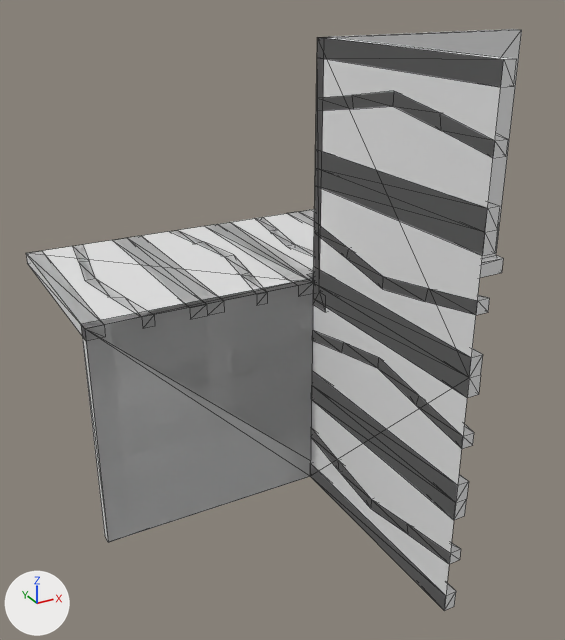
An edit to the OBJ model Data/bmc/tiles/t_092.obj, drawn before and after from the same camera.
Both versions are drawn from a camera (50 mm lens) standing at (-0.821, -1.355, 0.606) and looking at (-0.074, 0.004, -0.074). Arrows for +X, +Y and +Z are at lower left; the lights stay in place. Mesh edges are drawn as thin lines. Where no turn or scale is listed for an object, it has been applied to the vertices.

Script lines for the objects in view, before the commit:
```python
me_t_092 = bpy.data.meshes.new('t_092')
me_t_092.from_pydata(...)  # 285 vertices, 532 faces; spans x -0.5..0.5, y -0.5..0.5, z -0.5..0.5
ob_t_092 = bpy.data.objects.new('t_092', me_t_092)
ob_t_092.location = (0.0, 0.0, 0.0)
```
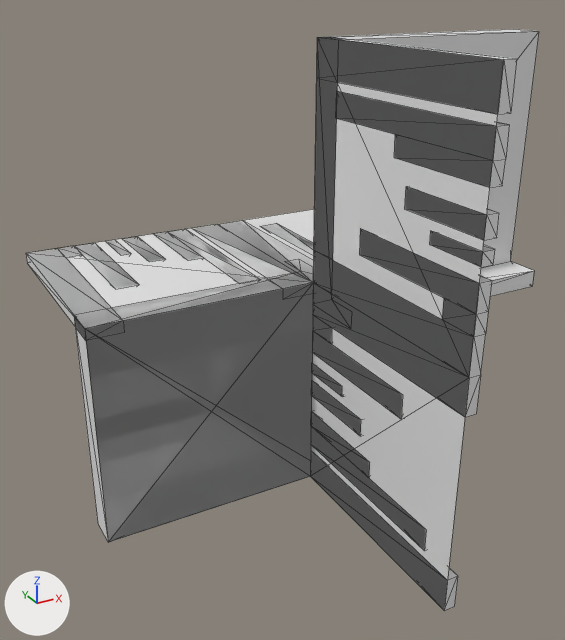
Boxes [x1, y1, x2, y2] around the edits, measured in the pictures (565 x 640 px; the box of a moved part takes in the faces that stretch with it):
't_092', reshaped: before [26, 29, 522, 611]; after [26, 29, 539, 611]
part 1 of me_t_092, added: after [405, 186, 499, 240]
part 2 of me_t_092, added: after [312, 363, 342, 395]
part 3 of me_t_092, added: after [430, 231, 495, 267]
part 4 of me_t_092, added: after [311, 381, 361, 436]
part 5 of me_t_092, added: after [105, 240, 131, 256]
part 6 of me_t_092, added: after [123, 236, 165, 262]
part 7 of me_t_092, rebuilt: before [311, 431, 461, 564]; after [311, 411, 426, 549]
part 8 of me_t_092, rebuilt: before [256, 219, 314, 257]; after [262, 223, 314, 256]
part 9 of me_t_092, rebuilt (10% narrower, 44% taller): before [316, 91, 508, 158]; after [336, 91, 509, 188]
part 10 of me_t_092, rebuilt: before [170, 230, 266, 304]; after [153, 229, 259, 283]
part 11 of me_t_092, deleted: before [113, 236, 224, 316]
part 12 of me_t_092, deleted: before [311, 372, 469, 520]
part 13 of me_t_092, deleted: before [315, 149, 500, 256]
part 14 of me_t_092, moved or reshaped: before [27, 29, 522, 611]; after [27, 29, 539, 611]

What the commit changed:
me_t_092 is used by ob_t_092; location (0.0, 0.0, 0.0).
me_t_092 had 285 vertices, 532 faces and spanned x -0.5..0.5, y -0.5..0.5, z -0.5..0.5.
me_t_092 now has 245 vertices, 438 faces and spans x -0.5..0.5, y -0.5..0.5, z -0.5..0.5.
me_t_092 part 1: a new loose piece, a box spanning x 0.0..0.025, y -0.5..-0.3, z 0.237..0.277.
me_t_092 part 2: a new loose piece, a box spanning x 0.0..0.025, y -0.126..0.0, z -0.218..-0.193.
me_t_092 part 3: a new loose piece, a box spanning x 0.0..0.025, y -0.5..-0.374, z 0.193..0.218.
me_t_092 part 4: a new loose piece, a box spanning x 0.0..0.025, y -0.2..0.0, z -0.277..-0.237.
me_t_092 part 5: a new loose piece, a box spanning x -0.307..-0.282, y 0.374..0.5, z -0.025..0.0.
me_t_092 part 6: a new loose piece, a box spanning x -0.263..-0.223, y 0.3..0.5, z -0.025..0.0.
me_t_092 part 7: the loose piece of 20 vertices spanning x 0.0..0.025, y -0.5..0.0, z -0.429..-0.362 is rebuilt with 14 vertices and now spans x 0.0..0.025, y -0.429..0.0, z -0.408..-0.318.
me_t_092 part 8: the loose piece of 20 vertices spanning x 0.071..0.138, y 0.0..0.5, z -0.025..0.0 is rebuilt with 14 vertices and now spans x 0.092..0.182, y 0.0..0.429, z -0.025..0.0.
me_t_092 part 9: the loose piece of 20 vertices spanning x 0.0..0.025, y -0.5..0.0, z 0.363..0.429 is rebuilt with 14 vertices and now spans x 0.0..0.025, y -0.5..-0.071, z 0.318..0.408.
me_t_092 part 10: the loose piece of 20 vertices spanning x -0.138..-0.071, y 0.0..0.5, z -0.025..0.0 is rebuilt with 14 vertices and now spans x -0.182..-0.092, y 0.071..0.5, z -0.025..0.0.
me_t_092 part 11: the loose piece of 12 vertices spanning x -0.287..-0.213, y 0.0..0.5, z -0.025..0.0 is deleted.
me_t_092 part 12: the loose piece of 12 vertices spanning x 0.0..0.025, y -0.5..0.0, z -0.287..-0.212 is deleted.
me_t_092 part 13: the loose piece of 12 vertices spanning x 0.0..0.025, y -0.5..0.0, z 0.213..0.288 is deleted.
me_t_092 part 14: 128 vertices removed from x -0.5..0.5, y -0.5..0.5, z -0.5..0.5; 96 vertices added at x -0.5..0.5, y -0.5..0.5, z -0.5..0.5.
